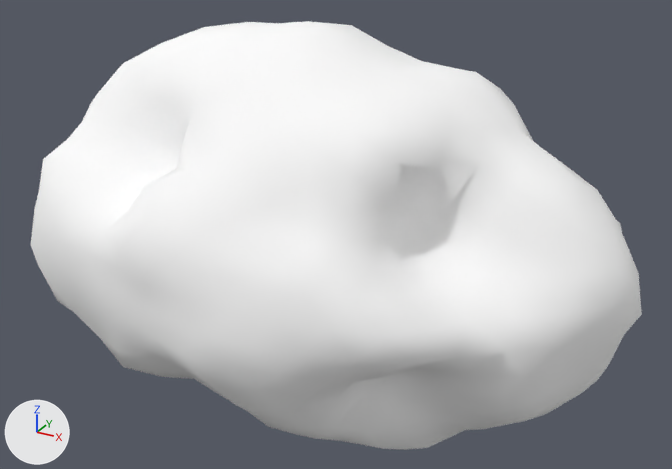
The glTF model assets/asteroids/asteroid_med_18.glb, before and after one commit.
One viewpoint serves both versions: a 50 mm camera at (1.7, -3.03, 1.56) aimed at (0.04, -0.01, 0.05). The lights are fixed; the arrows at lower left show +X, +Y and +Z. The older version comes first. Vertices at exactly the same position are counted once.

Names of what the first picture shows: 'asteroid_med_18'.
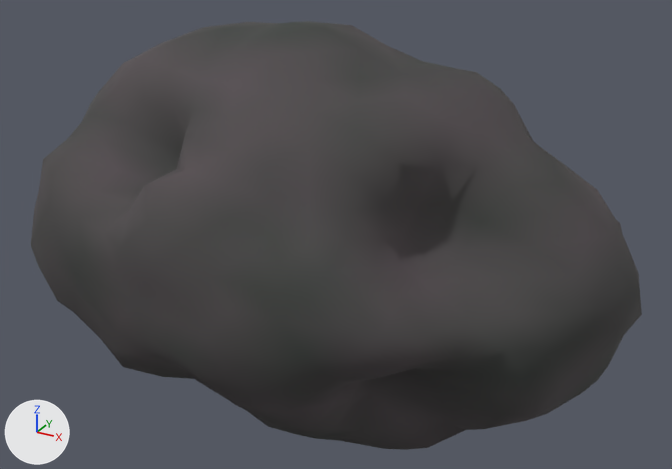
Pixel boxes [x1, y1, x2, y2] of what changed, in the pictures (672 x 469 px):
'asteroid_med_18', recoloured (darker)
    both: [31, 21, 642, 450]

The change, as a list of edits to the scene's bpy script:
```text
Change mat_rock_asteroid_med_18:
    where n0 = _N.new('ShaderNodeBsdfPrincipled'); n0.name = 'Principled BSDF'
    remove n0.inputs[0].default_value = (1.0, 1.0, 1.0, 1.0)  # 'Base Color', white #ffffff
    n0.inputs[1].default_value: 0.0274 -> 0.0249  # 'Metallic'
    n0.inputs[2].default_value: 0.939 -> 0.879  # 'Roughness'
    add n2 = _N.new('ShaderNodeVertexColor'); n2.name = 'Color Attribute'
    add _L.new(n2.outputs[0], n0.inputs[0])  # 'Color' to 'Base Color'
Change me_icosphere:
    where me_icosphere.from_pydata(...)  # 642 vertices, 1280 faces; spans x -1.23..1.26, y -0.87..0.84, z -0.74..0.9
    used by ob_asteroid_med_18; location = (0.0, 0.0, 0.0)
    me_icosphere part 1: vertex colours changed
```
